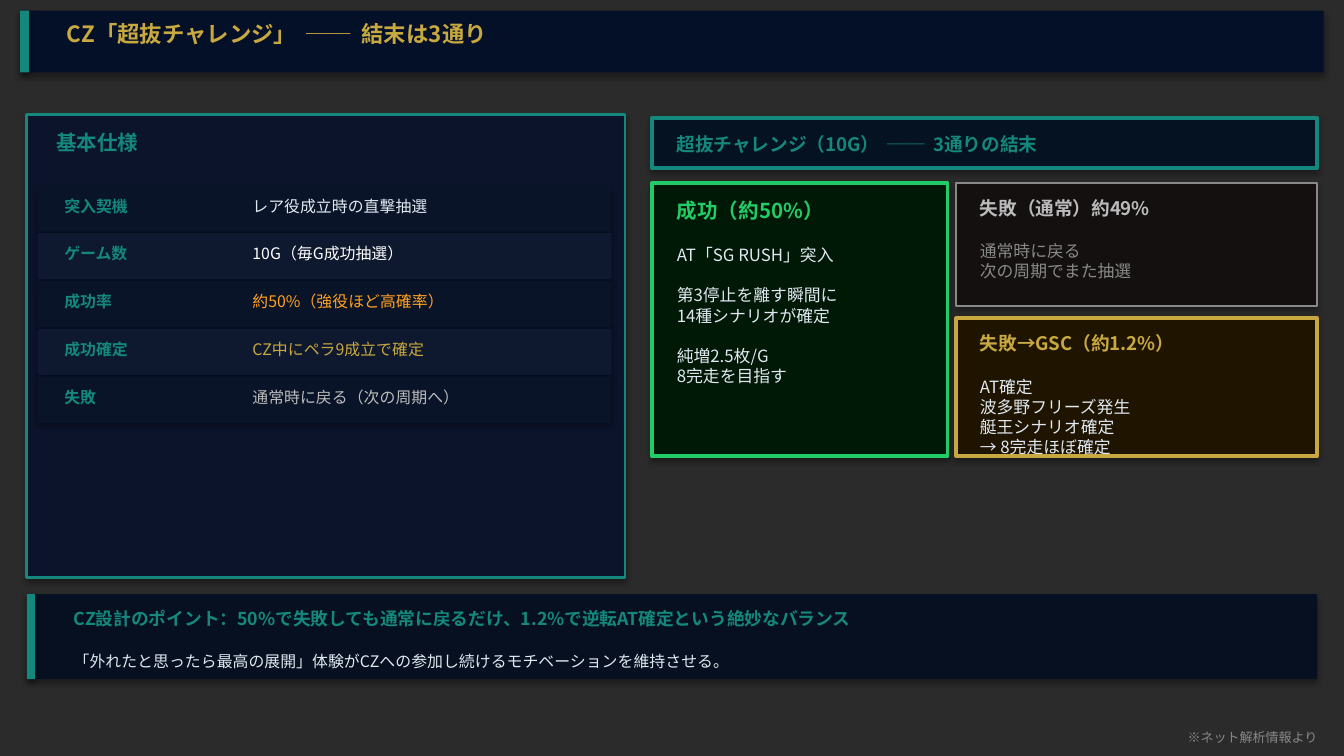
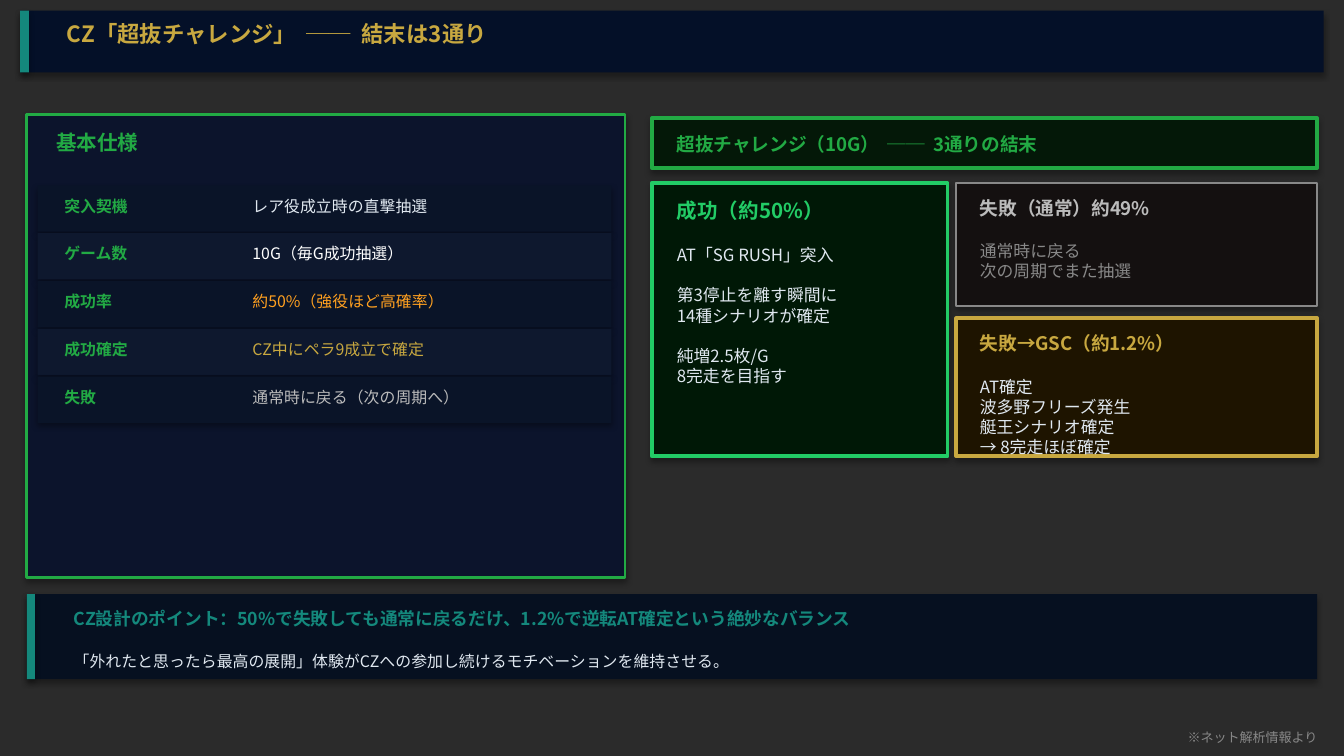
Before and after one commit to hkadoya-eng/slocri, a slide deck: slide 4 of proposals/機種分析/モンキーターンV/monkeyturn_guide_v2.pptx. Drawn at 1344x756 pixels with LibreOffice and Linux fonts; fonts in the diff are those of the drawing; background and template pictures are left out; a plain dark background stands for a picture behind light text. Boxes give left, top, right and bottom in pixels: in the first picture for what was removed or moved away, otherwise in the second. Text is boxed around its words. In the diff, an @@ line names an element or a change of style, - is before the commit and + after.

```diff
--- a/proposals/機種分析/モンキーターンV/monkeyturn_guide_v2.pptx
+++ b/proposals/機種分析/モンキーターンV/monkeyturn_guide_v2.pptx
@@ rectangle at (27, 114, 625, 578): outline #14887C 1.5 pt to #22AA44 1.5 pt @@
@@ rectangle at (652, 118, 1317, 168): fill #041222 to #041808; outline #14887C 2 pt to #22AA44 2 pt @@
@@ text colour #14887C to #22AA44 in 7 elements at (56, 132, 138, 152), (64, 198, 128, 214), (64, 245, 127, 260), (64, 293, 112, 309), (64, 341, 128, 357), (64, 389, 96, 404), (677, 135, 1037, 153) @@
```
Also in this commit, not shown: 3 other slides changed, 1 other file.
